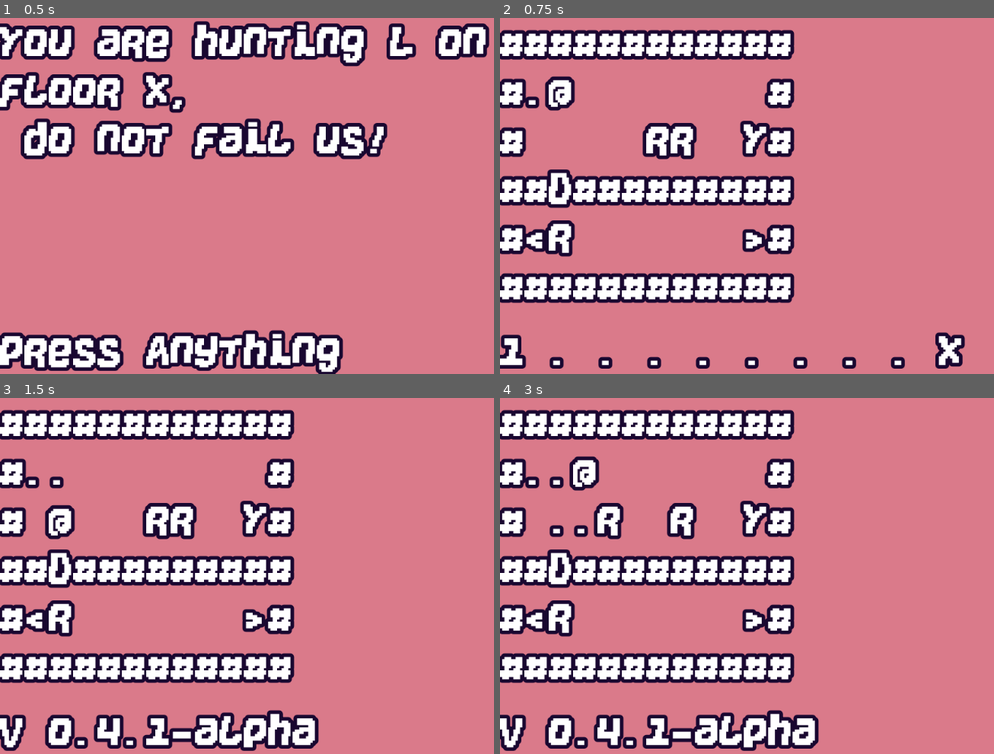
Above: before the commit, frames 1-4 (two rows, left to right).
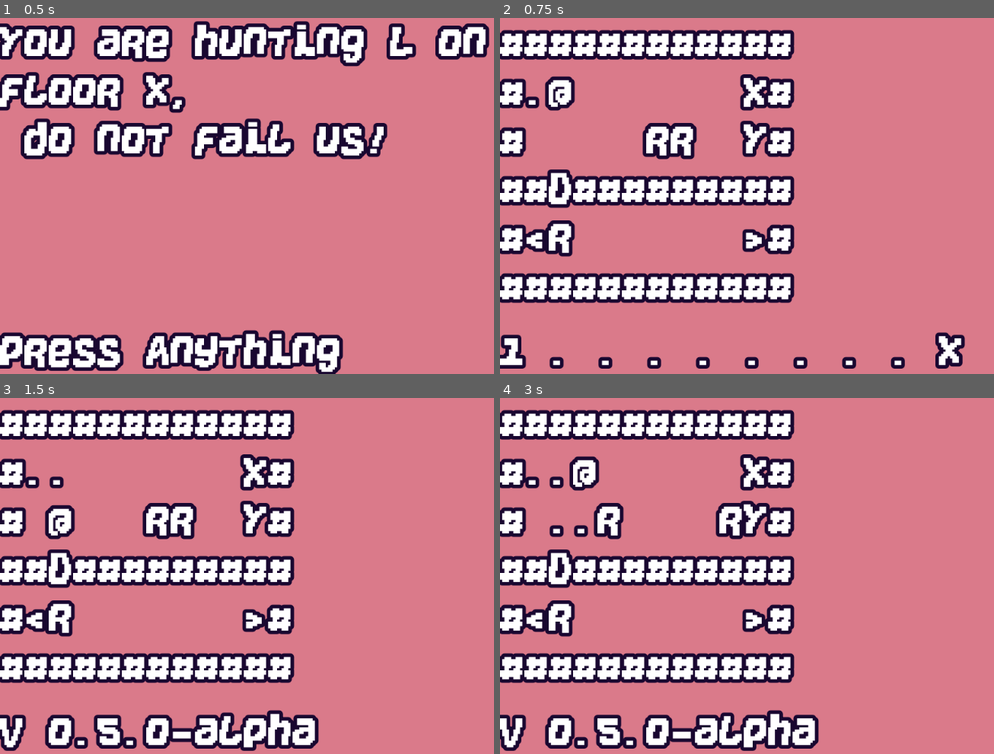
Above: after the commit, the same moments.

Repository: KaizNike/Defeating-User-Built-Dungeon
Game: Godot game, scene res://Main.tscn
Same seed, same stepped clock (60 frames per second), same inputs: the game is played once before the commit and once after it.
Inputs:
- Up to frame 1 (0.5 s): no input
- Up to frame 2 (0.75 s): tap Enter at 0.5 s; hold Right (move_right) from 0.53 s (still down); hold Z (use_scroll, bound only after the commit) from 0.53 s (still down)
- Up to frame 3 (1.5 s): tap Space at 1.25 s; release Right (move_right) at 1.28 s; release Z (use_scroll, bound only after the commit) at 1.28 s; hold Down (move_down) from 1.28 s (still down); tap V (version_display) at 1.35 s
- Up to frame 4 (3 s): tap Z (use_scroll, bound only after the commit) at 1.55, 2.3, 2.85 s; tap Enter at 2 s; release Down (move_down) at 2.03 s; hold Right (move_right) 2.03-2.78 s; hold . (wait) 2.03-2.78 s; tap Space at 2.75 s; hold Up (move_up) from 2.78 s (still down)

Frame 1 is identical in both runs. In frame 2, 0.5% of the frame differs, in the area x 48-55%, y 15-27%; in frame 3, 1.1%; in frame 4, 2.2%, in the area x 18-55%, y 15-99%.

Commit message:
v0.5 - Inventory + Ranged Scrolls
- Added Inventory to all actors
- Added crate
- New items, potion and lightning scroll
- Added corpses array
- Added body dictionary
- Added crate with random item
- Item Usage buttons (z), (+)

Diff:
--- a/Defeating User Built Dungeon/Main.gd
+++ b/Defeating User Built Dungeon/Main.gd
@@ -1,8 +1,8 @@
 extends Node
 
 # Major, Minor, Patch
-var version = [0, 4, 1, "-alpha"]
-# Latest - Week 4 Update - New Visuals
+var version = [0, 5, 0, "-alpha"]
+# Latest - Week 5 Update - Inventory + Ranged Scrolls
 
 # Future ideas - Friendly or neutral mobs
 
@@ -18,7 +18,7 @@
 
 const RoomsStore = ["""
 ############
-#@         #
+#@        x#
 #     rr  Y#
 ##D#########
 #<r       >#
@@ -34,18 +34,26 @@
 
 var game_array = []
 
-const INTERACTS = [">", "<", "Y", "D", "K", "%"]
+# ">" - Down Stair, "<" - Up Stair, "Y" - Key, "D" - Door, "K" - Skeleton Key, "%" - Body, "+" - Healing Potion
+const INTERACTS = [">", "<", "Y", "D", "K", "%", "+"]
+# "#" - Wall, "D" - Locked Door, "X" - Old Wall
 const COLLIDES = ["#", "D", "X"]
-const ENTITIES = ["r", "k", "g", "L", "@"]
-const WEAPONS = ["T", "S"]
+# "r" - Rat, "k" - Kobold, "g" - Goblin, "L" - Lich, "@" - Player, "x" - Crate
+const ENTITIES = ["r", "k", "g", "L", "@", "x"]
+# "T" - Sword, "S" - Whip, "Z" - Scroll
+const WEAPONS = ["T", "S", "Z"]
+# "O" - Shield, "P" - Platemail, "B" - Boots
 const ARMORS = ["O", "P", "B"]
 
-var inv = []
-var item = {"Char": "", "Uses": 1}
+var item = {"Char": "", "Uses": 1, "Type": "normal"}
+var scrollUse = ""
 
 var actors = []
-var being = {"Speed": 1, "Turns": 1, "Loc": Vector2.ZERO, "HP": 1, "DMG": 2, "Char": "", "Behav": "Random"}
-var player = {"Speed": 1, "Turns": 1, "Loc": Vector2.ZERO, "HP": 3, "DMG": 1, "Char": "@", "Behav": "Player"}
+var being = {"Speed": 1, "Turns": 1, "Loc": Vector2.ZERO, "HP": 1, "DMG": 2, "Char": "", "Behav": "Random", "Inv": [], "bodyDesc": "", "Relation": "None"}
+var player = {"Speed": 1, "Turns": 1, "Loc": Vector2.ZERO, "HP": 4, "DMG": 1, "Char": "@", "Behav": "Player", "Inv": [], "bodyDesc": "dead you", "Relation": "Self"}
+
+var corpses = []
+var body = {"Loc": Vector2.ZERO, "Inv": [], "Desc": ""}
 
 func _ready():
 	randomize()
@@ -79,11 +87,31 @@
 		Being.Speed = 2
 		Being.Turns = 2
 		Being.DMG = 1
+		Being.bodyDesc = "rat"
+		Being.Relation = "Hostile"
 	elif Char == "@":
 		player.Loc = Loc
 		actors.append(player)
 		print(player)
 		return
+	elif Char == "x":
+		Being.HP = 3
+		Being.Turns = 0
+		Being.Speed = 0
+		Being.Behav = "Still"
+		Being.bodyDesc = "crate"
+		var containing = item.duplicate(false)
+		var rand = randi()%2
+		match rand:
+			0:
+				containing.Char = "+"
+				containing.Type = "lesser"
+				containing.Uses = 2
+			1:
+				containing.Char = "Z"
+				containing.Type = "lightning"
+				containing.Uses = 1
+		Being.Inv.append(containing)
 	else:
 		return
 	## Should happen if in if elif group
@@ -97,6 +125,41 @@
 	if event.is_action_pressed("version_display"):
 		statusLabel.text = "v " + str(version[0]) + "." + str(version[1]) + "." + str(version[2]) + version[3]
 		$NotificationTimer.start()
+	elif event.is_action_pressed("heal"):
+		if _find_and_use_item("+"):
+			$VSplitContainer/StatusLabel.text = "You heal to " + str(player.HP) + "."
+		else:
+			$VSplitContainer/StatusLabel.text = "No healing in inventory!"
+		$NotificationTimer.start()
+	elif event.is_action_pressed("use_scroll"):
+		if _find_and_use_item("Z"):
+			if scrollUse == "lightning":
+				var targetActor = {}
+				var closestDistance = 100
+				var actorIndex = 0
+				var finalActorIndex = 0
+				for actor in actors:
+					if actor.Relation != "Hostile":
+						continue
+					var distance = get_distance(player.Loc, actor.Loc)
+					if distance < closestDistance:
+						targetActor = actor
+						closestDistance = distance
+						finalActorIndex = actorIndex
+					actorIndex += 1
+				if targetActor:
+					targetActor.HP -= 5
+					$VSplitContainer/StatusLabel.text = "Lightning strikes " + targetActor.Char + " for 5 DMG."
+					$NotificationTimer.start()
+					if targetActor.HP < 1:
+						var a = game_array
+						a[targetActor.Loc.y][targetActor.Loc.x] = "%"
+						_display_array(a)
+						_add_corpse(targetActor)
+				else:
+					$VSplitContainer/StatusLabel.text = "Lightning misses."
+					$NotificationTimer.start()
+			scrollUse = ""
 	if not game_array:
 		if event.is_pressed():
 			var index = 0
@@ -174,6 +237,8 @@
 			if Actor.Turns > 0:
 #				actors.sort_custom(SortingActors, "sort_descending")
 				return a
+		elif Actor.Behav == "Still":
+			continue
 		elif Actor.Behav == "Random":
 			var x = randi()%3-1
 			var y = 0
@@ -183,13 +248,16 @@
 			print(actorDir)
 #					var actorDir = Vector2(-1,0)
 			var actorLoc = Actor.Loc + actorDir
-			if actorLoc.y > (a.size()-1) or actorLoc.x > (a.size()-1):
-				continue
+#			if actorLoc.y > (a.size()-1) or actorLoc.x > (a.size()-1):
+#				continue
 			var Dest = a[actorLoc.y][actorLoc.x]
 			if Dest in ENTITIES:
 				var targetIndex = 0
 				for targetActor in actors:
-					if targetActor.Char == Dest and targetActor.Loc == actorLoc and not targetActor.Char == Actor.Char:
+					if targetActor.Char == Actor.Char:
+						targetIndex += 1
+						continue
+					if targetActor.Char == Dest and targetActor.Loc == actorLoc:
 						targetActor.HP -= Actor.DMG
 						if targetActor.HP < 1:
 							if targetActor.Char == "@":
@@ -200,6 +268,7 @@
 						if targetActor.Char == "@":
 							$VSplitContainer/StatusLabel.text = "You got hit for " + str(Actor.DMG) + " DMG!"
 							$NotificationTimer.start()
+							break
 					targetIndex += 1
 				pass
 			if Dest in COLLIDES or Dest in ENTITIES or Dest in INTERACTS:
@@ -209,9 +278,9 @@
 				a[actorLoc.y][actorLoc.x] = Actor.Char
 				Actor.Loc = actorLoc
 				Actor.Turns -= 1
-				if Actor.Turns > 0:
+#				if Actor.Turns > 0:
 #					actors.sort_custom(SortingActors, "sort_descending")
-					print(actors)
+#					print(actors)
 	return a
 
 
@@ -229,6 +298,9 @@
 		Pos.x = 0
 		Pos.y += 1
 
+
+func get_distance(selfLoc:Vector2, targetLoc:Vector2):
+	return sqrt(pow(selfLoc.x-targetLoc.x, 2) + pow(selfLoc.y-targetLoc.y,2))
 
 func _handle_interaction(type, loc, array):
 	var a = array
@@ -241,33 +313,56 @@
 		levelDiff = -1
 		currentRoom -= 1
 	elif type == "Y":
-		var I = item
+		var I = item.duplicate(false)
 		I.Char = "Y"
-		inv.append(I)
-		print(inv)
-		$VSplitContainer/StatusLabel.text = "Grabbed a key."
+		I.Type = "door"
+		player.Inv.append(I)
+		print(player.Inv)
+		$VSplitContainer/StatusLabel.text = "Grabbed a " + I.Type + " key."
 		$NotificationTimer.start()
 	elif type == "D":
 		var result = _find_and_use_item("Y")
 		if result:
 			a[loc.y][loc.x] = " "
-#		var index = 0
-#		for spot in inv:
-#			if spot == "Y":
-#				inv.remove(index)
-#				a[loc.y][loc.x] = " "
-#			index += 1
+	elif type == "%":
+		var bodyIndex = 0
+		for Body in corpses:
+			if Body.Loc == loc:
+				var T = "You loot " + Body.Desc + ". For "
+				if not Body.Inv:
+					T += "nothing!"
+				else:
+					for item in Body.Inv:
+						player.Inv.append(item)
+						T += item.Char
+				print(player.Inv)
+				$VSplitContainer/StatusLabel.text = T
+				$NotificationTimer.start()
+				corpses.remove(bodyIndex)
+			bodyIndex += 1
 	elif type in ENTITIES:
 		if _handle_damage_from_player(type, loc):
 			a[loc.y][loc.x] = "%"
-			var actorIndex = 0
 			for actor in actors:
 				if actor.Char == type and actor.Loc == loc:
-					actors.remove(actorIndex)
-					break
-				actorIndex += 1
+					_add_corpse(actor)
 	return a
 	pass
+
+
+func _add_corpse(targetActor):
+	var actorIndex = 0
+	for actor in actors:
+		if actor.Loc == targetActor.Loc and actor.Char == targetActor.Char:
+			break
+		actorIndex += 1
+	var Body = body.duplicate(true)
+	Body.Desc = targetActor.bodyDesc
+	Body.Inv = targetActor.Inv.duplicate()
+	Body.Loc = targetActor.Loc
+	corpses.append(Body)
+	print(corpses)
+	actors.remove(actorIndex)
 
 # true if dead otherwise false
 func _handle_damage_from_player(targetChar, targetLoc) -> bool:
@@ -289,15 +384,21 @@
 
 func _find_and_use_item(Item):
 	var spotIndex = 0
-	for spot in inv:
+	for spot in player.Inv:
 		if typeof(spot) == 18:
 			if "Char" in spot and "Uses" in spot:
 				if spot.Char == Item:
 #					print("OK!")
+					if Item == "+":
+						if spot.Type == "lesser":
+							player.HP += 1
+							print(player.HP)
+					elif Item == "Z":
+						scrollUse = spot.Type
 					spot.Uses -= 1
 					if spot.Uses == 0:
-						inv.remove(spotIndex)
-						print(inv)
+						player.Inv.remove(spotIndex)
+						print(player.Inv)
 					return true
 
 
--- a/Defeating User Built Dungeon/project.godot
+++ b/Defeating User Built Dungeon/project.godot
@@ -54,6 +54,18 @@
 "events": [ Object(InputEventKey,"resource_local_to_scene":false,"resource_name":"","device":0,"alt":false,"shift":false,"control":false,"meta":false,"command":false,"pressed":false,"scancode":86,"unicode":0,"echo":false,"script":null)
  ]
 }
+heal={
+"deadzone": 0.5,
+"events": [ Object(InputEventKey,"resource_local_to_scene":false,"resource_name":"","device":0,"alt":false,"shift":false,"control":false,"meta":false,"command":false,"pressed":false,"scancode":16777349,"unicode":0,"echo":false,"script":null)
+, Object(InputEventKey,"resource_local_to_scene":false,"resource_name":"","device":0,"alt":false,"shift":true,"control":false,"meta":false,"command":false,"pressed":false,"scancode":61,"unicode":0,"echo":false,"script":null)
+ ]
+}
+use_scroll={
+"deadzone": 0.5,
+"events": [ Object(InputEventKey,"resource_local_to_scene":false,"resource_name":"","device":0,"alt":false,"shift":false,"control":false,"meta":false,"command":false,"pressed":false,"scancode":90,"unicode":0,"echo":false,"script":null)
+, Object(InputEventKey,"resource_local_to_scene":false,"resource_name":"","device":0,"alt":false,"shift":true,"control":false,"meta":false,"command":false,"pressed":false,"scancode":90,"unicode":0,"echo":false,"script":null)
+ ]
+}
 
 [physics]
 
